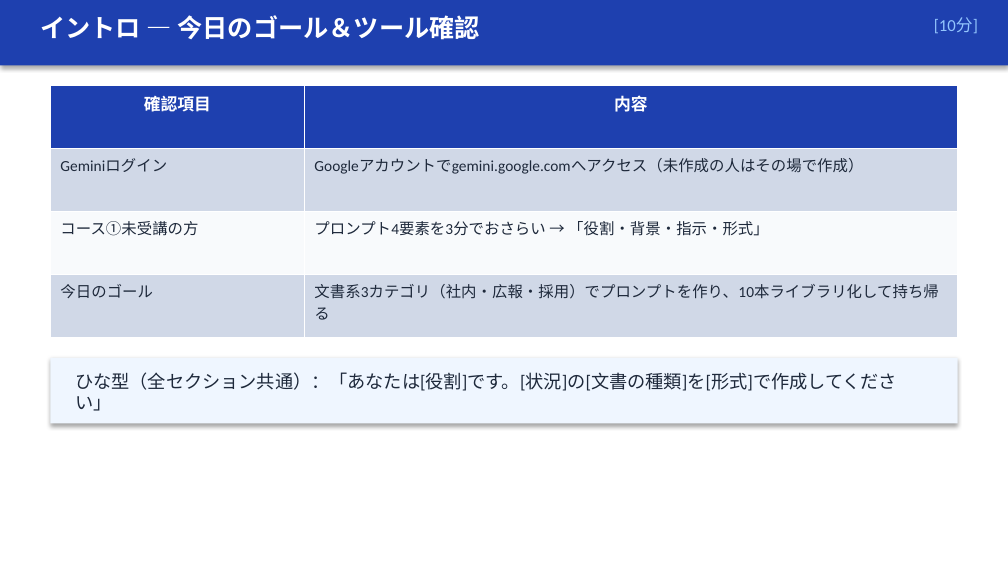
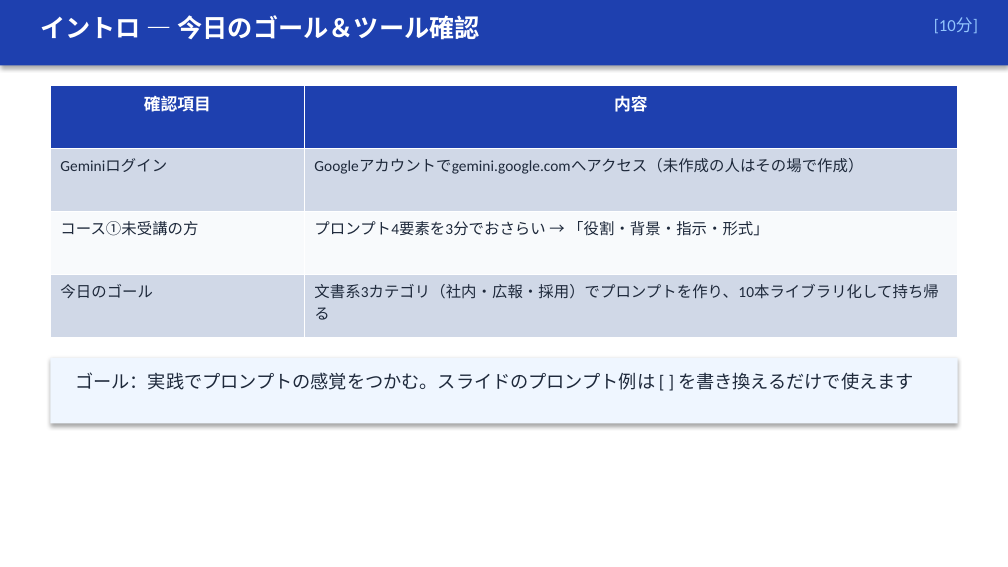
Before and after one commit to zatune-gif/kurashi-no-dodai-log, a slide deck: slide 4 of 00-01_han-ai/training-materials/course02_jissen_bunsho.pptx. Drawn at 1008x567 pixels with LibreOffice and Linux fonts; fonts in the diff are those of the drawing. Boxes give left, top, right and bottom in pixels: in the first picture for what was removed or moved away, otherwise in the second. Text is boxed around its words. In the diff, an @@ line names an element or a change of style, - is before the commit and + after.

```diff
--- a/00-01_han-ai/training-materials/course02_jissen_bunsho.pptx
+++ b/00-01_han-ai/training-materials/course02_jissen_bunsho.pptx
@@ text at [75, 372, 913, 390]: text changed @@
-ひな型（全セクション共通）：「あなたは[役割]です。[状況]の[文書の種類]を[形式]で作成してください」
+ゴール：実践でプロンプトの感覚をつかむ。スライドのプロンプト例は [ ] を書き換えるだけで使えます
```
Also in this commit, not shown: 9 other slides changed, 2 slides removed, 3 other files.
